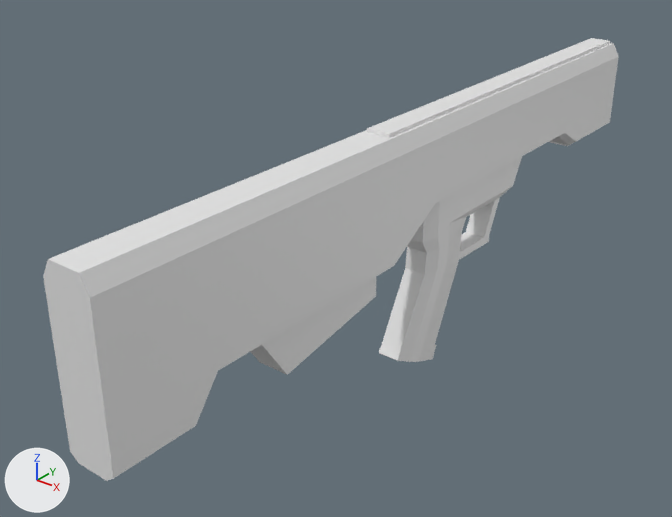
What one commit did to the Blender file ProtoBullpup.blend.
Camera for both pictures: a 50 mm lens placed at (3.84, -6.05, 2.7), pointed at (-0.58, -0.52, -0.73). Every picture has the same lights, and +X, +Y and +Z are marked at lower left.
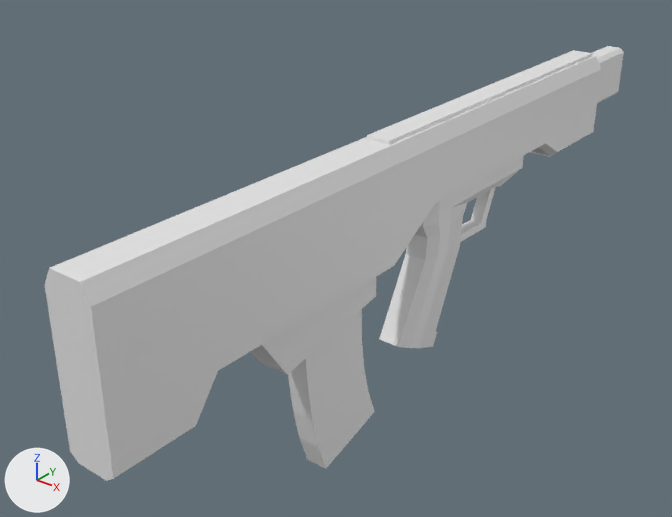
What changed in the scene script:
```text
Change me_cube:
    where me_cube.from_pydata(...)  # 86 vertices, 70 faces; spans x 0.0..0.2, y -3.53..3.1, z -0.88..0.57
    used by ob_cube; location = (0.0, 0.0, 0.0)
    me_cube part 1: all 17 vertices in x 0.0..0.2, y 2.02..3.1, z 0.42..0.57 are moved by (0.0, -0.4, -0.05)
    me_cube part 2: all 17 vertices in x 0.0..0.2, y 2.02..3.1, z -0.35..-0.12 are moved by (0.0, -0.4, 0.0)
    me_cube part 3: all 27 vertices in x 0.0..0.2, y -3.53..-0.24, z 0.42..0.57 are moved by (0.0, 0.0, -0.05)
Change me_cube_001:
    used by ob_cube_001; location = (0.0, 0.0, 0.0)
    remove me_cube_001.from_pydata(...)  # 74 vertices, 59 faces; spans x 0.0..0.14, y -0.55..1.32, z -1.73..-0.12
    add me_cube_001.from_pydata(...)  # 78 vertices, 61 faces; spans x 0.0..0.14, y -0.55..1.32, z -1.73..-0.25
    me_cube_001 part 4
    3 vertices are removed from x 0.1, y 0.77..1.01, z -0.88..-0.49
    13 faces are deleted
    12 vertices in x 0.0..0.14, y -0.24..1.32, z -0.12 move by (0.0, 0.0, -0.13)
    6 vertices move from x 0.0..0.14, y 0.87..1.17, z -0.88..-0.42 to x 0.0..0.14, y 0.87..1.32, z -0.88..-0.42
    1 vertex is added at (0.1, 1.0, -0.51)
    6 new vertices lie (0.05, 0.0, 0.0) away from vertices in x 0.0, y 0.35..1.01, z -0.88..-0.49
    15 new faces join them
Add me_cube_003:
    me_cube_003.from_pydata(...)  # 24 vertices, 17 faces; spans x 0.0..0.1, y -1.72..-0.85, z -2.0..-0.08
Add me_cube_002:
    me_cube_002.from_pydata(...)  # 24 vertices, 17 faces; spans x 0.0..0.112, y 2.126..3.439, z -0.078..0.423
Change ob_cube_001:
    ob_cube_001.location: (0.0, 0.0, 0.0) -> (0.0, 0.0, 0.133)
Add ob_cube_003:
    ob_cube_003 = bpy.data.objects.new('Cube.003', me_cube_003)
    ob_cube_003.location = (0.0, 0.0, 0.0)
    _m = ob_cube_003.modifiers.new('Mirror', 'MIRROR')
    _m.use_clip = True
Add ob_cube_002:
    ob_cube_002 = bpy.data.objects.new('Cube.002', me_cube_002)
    ob_cube_002.location = (0.0, 0.0, 0.0)
    _m = ob_cube_002.modifiers.new('Mirror', 'MIRROR')
    _m.use_clip = True
```

Boxes (x1, y1, x2, y2) around the edits, measured in the pictures (672 x 517 px; the box of a moved part takes in the faces that stretch with it):
'Cube', reshaped
    before: (43, 38, 619, 481)
    after: (45, 50, 601, 481)
'Cube.001', reshaped, moved (6% shorter)
    before: (379, 156, 522, 362)
    after: (379, 155, 524, 348)
'Cube.003', added
    after: (288, 309, 375, 469)
'Cube.002', added
    after: (592, 46, 624, 103)
part 1 of me_cube, moved or reshaped
    before: (407, 38, 618, 139)
    after: (408, 50, 601, 145)
part 2 of me_cube, moved or reshaped
    before: (435, 56, 619, 203)
    after: (435, 70, 601, 203)
part 3 of me_cube, moved or reshaped
    before: (43, 112, 439, 308)
    after: (45, 119, 438, 308)
part 4 of me_cube_001, moved or reshaped
    before: (416, 156, 522, 260)
    after: (425, 155, 524, 242)
